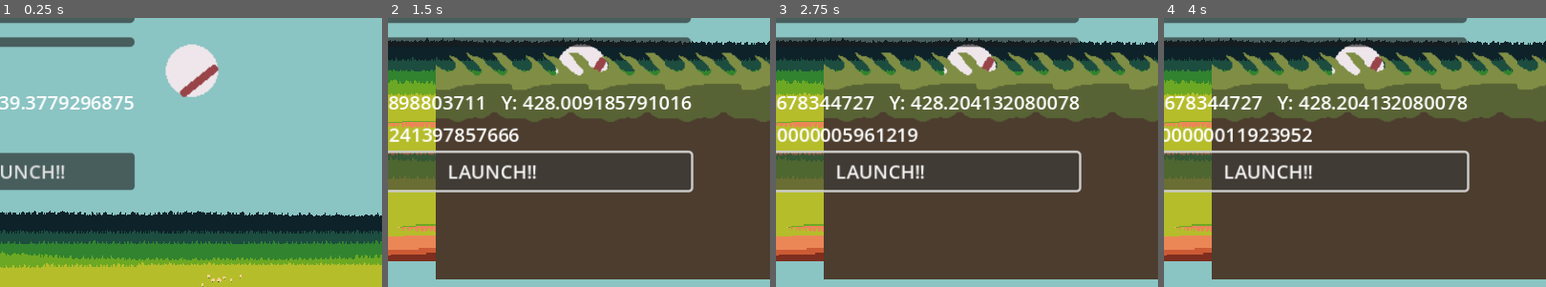
Above: before the commit, frames 1-4 (left to right).
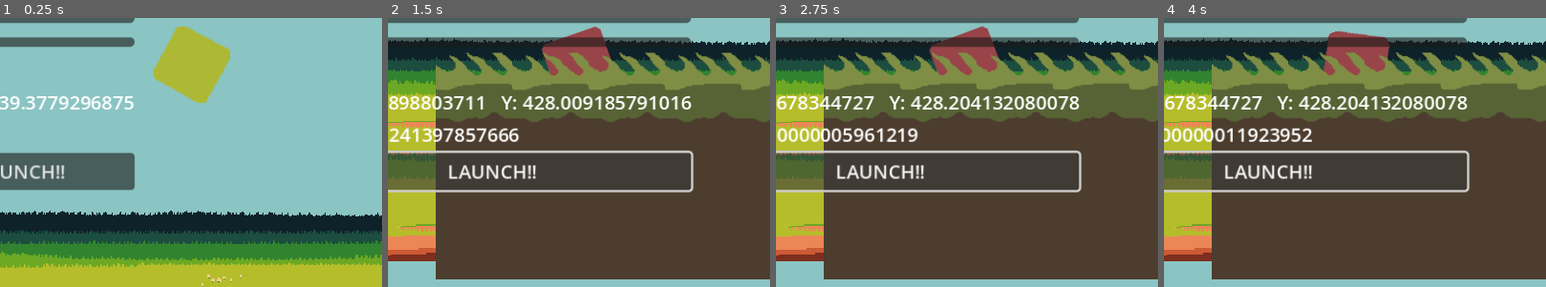
Above: after the commit, the same moments.

Repository: sailor-june/FightingRabbit
Game: Godot game, scene res://Main.tscn
Same seed, same stepped clock (60 frames per second), same inputs: the game is played once before the commit and once after it.
Inputs:
- Up to frame 1 (0.25 s): no input
- Up to frame 2 (1.5 s): click "LAUNCH!!" at 0.5 s; click "LAUNCH!!" at 1.25 s
- Up to frame 3 (2.75 s): hold D (right) from 2.03 s (still down); tap K (heavy_attack) at 2.1 s
- Up to frame 4 (4 s): tap Enter at 2.75 s; release D (right) at 2.78 s; hold S (down) 2.78-3.53 s; tap J (light_attack) at 2.85 s; tap Space at 3.5 s; hold D (right) from 3.53 s (still down); tap L (special_attack) at 3.6 s
The pictures show only the part of the screen within x 25-75%, y 38-88%; the shares and areas given below are measured in that part.

The runs differ from the first frame. In frame 1, 3.7% of the frame differs, in the area x 40-61%, y 3-32%; in frame 2, 1.9%; in frame 3, 1.9%; in frame 4, 1.9%.

Commit message:
starting on sprites

Diff:
--- a/State.gd
+++ b/State.gd
@@ -2,10 +2,15 @@
 class_name State
 signal Transitioned
 
+
+
 func Enter():
-	pass
+
+	$AnimatedSprite2D.play("idle")
+
+
 func Exit():
-	pass
+	Transitioned.emit()
 func Update(_delta:float):
 	pass
 func Physics_Update(_delta:float ):
--- a/bunny.gd
+++ b/bunny.gd
@@ -2,7 +2,10 @@
 class_name Bunny
 var force: float = 0.0
 
+func _ready() -> void:
+	$AnimatedSprite2D.play("idle_test")
 func launch(force:Vector2):
+	$AnimatedSprite2D.play("flying_test")
 	# 45 degrees in radians = PI / 4
 	var angle: float = PI / 4
 
--- a/bunny.tscn
+++ b/bunny.tscn
@@ -1,7 +1,7 @@
 [gd_scene load_steps=3 format=3 uid="uid://cuxxsccb2kpkp"]
 
 [ext_resource type="Script" path="res://bunny.gd" id="1_phda2"]
-[ext_resource type="Texture2D" uid="uid://bvgrr4w1ffn7f" path="res://pngs/ball.png" id="2_t3i8i"]
+[ext_resource type="SpriteFrames" uid="uid://cjvqc6jlxj7tq" path="res://bunny_frames.tres" id="2_8akdl"]
 
 [node name="Bunny" type="RigidBody2D"]
 script = ExtResource("1_phda2")
@@ -10,5 +10,6 @@
 position = Vector2(5, -1)
 polygon = PackedVector2Array(2, -20, 6, -16, 12, -16, 15, -7, 21, -6, 19, 3, 24, 7, 19, 11, 21, 18, 7, 22, 1, 32, -10, 23, -23, 23, -22, 14, -31, 11, -28, 4, -29, -8, -19, -10, -15, -18, -6, -16)
 
-[node name="Sprite2D" type="Sprite2D" parent="."]
-texture = ExtResource("2_t3i8i")
+[node name="AnimatedSprite2D" type="AnimatedSprite2D" parent="."]
+sprite_frames = ExtResource("2_8akdl")
+animation = &"flying_test"
--- /dev/null
+++ b/bunny_frames.tres
@@ -0,0 +1,36 @@
+[gd_resource type="SpriteFrames" load_steps=5 format=3 uid="uid://cjvqc6jlxj7tq"]
+
+[ext_resource type="Texture2D" uid="uid://63ol3aiiban4" path="res://pngs/test1.png" id="1_x6rd2"]
+[ext_resource type="Texture2D" uid="uid://cipq36hlxyyxk" path="res://pngs/test2.png" id="2_n3m72"]
+[ext_resource type="Texture2D" uid="uid://6xujhs683gd5" path="res://pngs/idle_test1.png" id="3_m46kr"]
+[ext_resource type="Texture2D" uid="uid://bsgcnpg6scug1" path="res://pngs/idle_test2.png" id="4_4xbj4"]
+
+[resource]
+animations = [{
+"frames": [{
+"duration": 1.0,
+"texture": ExtResource("1_x6rd2")
+}, {
+"duration": 1.0,
+"texture": ExtResource("2_n3m72")
+}],
+"loop": true,
+"name": &"flying_test",
+"speed": 5.0
+}, {
+"frames": [{
+"duration": 1.0,
+"texture": ExtResource("3_m46kr")
+}, {
+"duration": 1.0,
+"texture": ExtResource("4_4xbj4")
+}],
+"loop": true,
+"name": &"idle_test",
+"speed": 5.0
+}, {
+"frames": [],
+"loop": true,
+"name": &"new_animation",
+"speed": 5.0
+}]
--- a/statemachine.tscn
+++ b/statemachine.tscn
@@ -6,5 +6,5 @@
 [node name="Statemachine" type="Node2D"]
 script = ExtResource("1_6mrug")
 
-[node name="State" type="Node" parent="."]
+[node name="Idle" type="Node" parent="."]
 script = ExtResource("1_a4lsp")
Binary file added: pngs/idle_test1.png
Not shown, added: pngs/idle_test1.png.import
Binary file added: pngs/idle_test2.png
Not shown, added: pngs/idle_test2.png.import
Binary file added: pngs/test.png
Not shown, added: pngs/test.png.import
Binary file added: pngs/test1.png
Not shown, added: pngs/test1.png.import
Binary file added: pngs/test2.png
Not shown, added: pngs/test2.png.import
Not shown, added: test.txt
